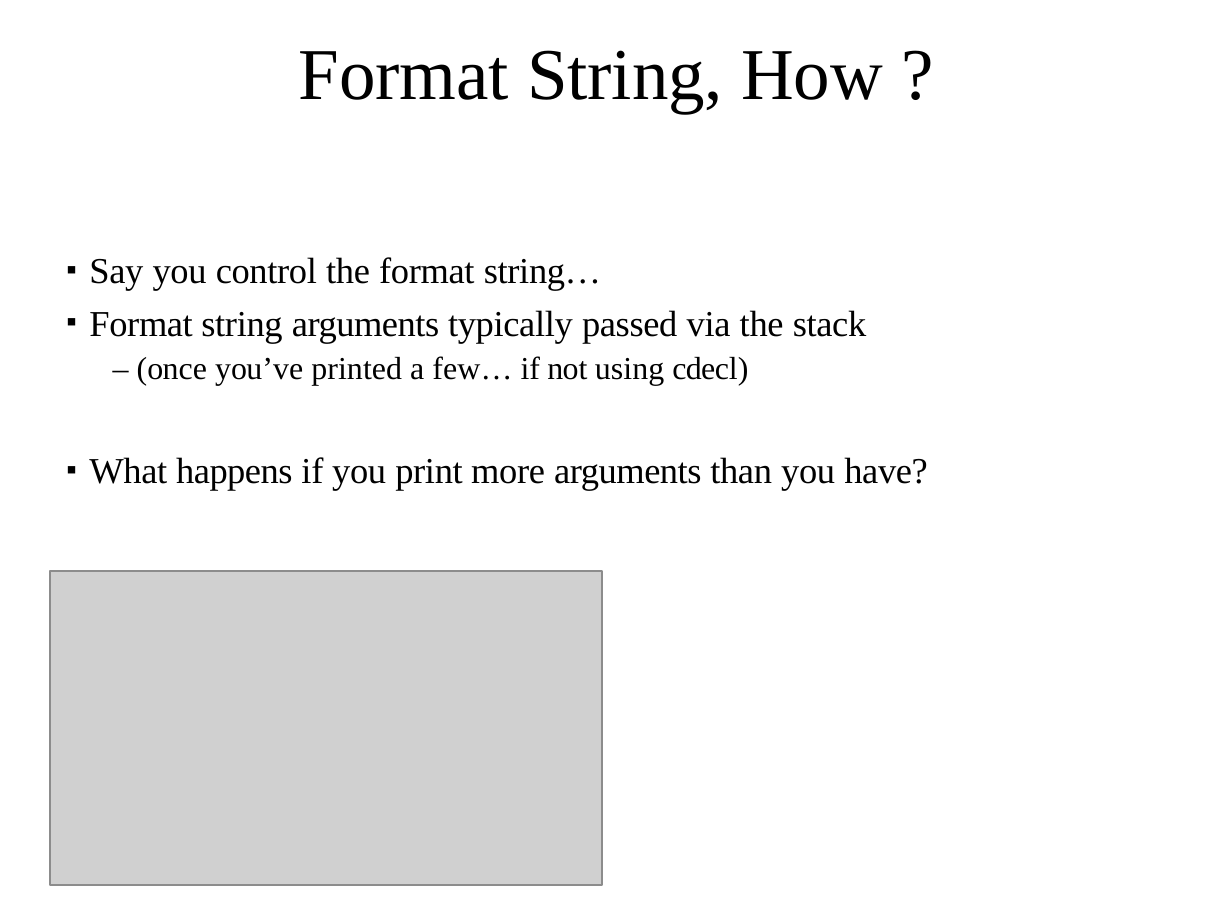
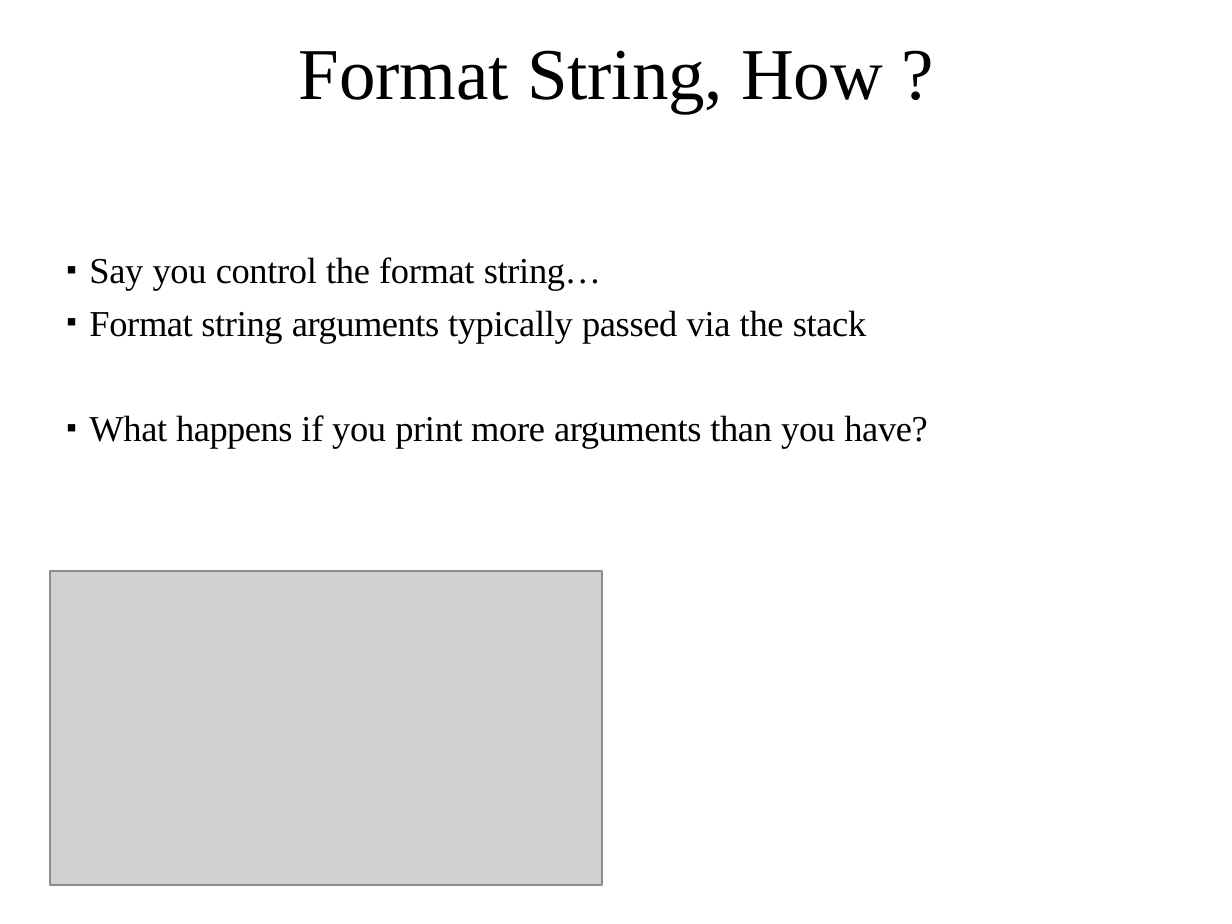
Before and after one commit to cs-uob/COMS20012, a slide deck: slide 35 of docs/slides/Intro to Software Security.pptx (slide 34 before the commit). Drawn at 1232x924 pixels with LibreOffice and Linux fonts; fonts in the diff are those of the drawing; grey boxes stand for pictures. Boxes give left, top, right and bottom in pixels: in the first picture for what was removed or moved away, otherwise in the second. Text is boxed around its words. In the diff, an @@ line names an element or a change of style, - is before the commit and + after.

```diff
--- a/docs/slides/Intro to Software Security.pptx
+++ b/docs/slides/Intro to Software Security.pptx
@@ text at (137, 356, 748, 385): paragraph removed @@
-– (once you’ve printed a few… if not using cdecl)
```
Also in this commit, not shown: 3 other slides changed, 1 slide added.
